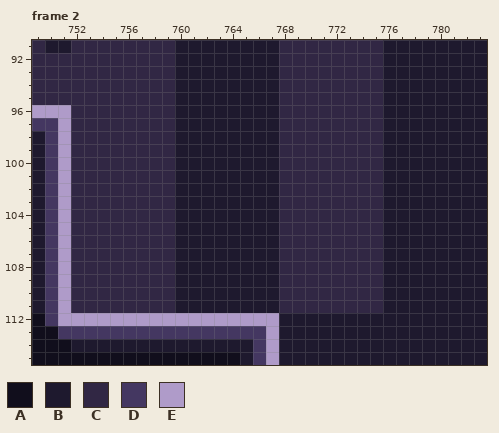
A pixel-art file gets an edit: assets/images/scratch/scratch.aseprite. Above is the file before it was changed.
896x160 pixels, 2 frames. Colours within 5 levels of each other are drawn and written as one. Shown: frame 2: x 749..783, y 91..115.
Visible layers, top first: "masks", "Layer 5", "characters", "Layer 4", "furniture", "level_purple".
Palette (. is transparent): A #110e1c  B #1e192e  C #312744  D #443761  E #af9bc9
Pixels before, frame 2, first column x 749:
 91 CBBCCCCCCCCBBBBBBBBCCCCCCCCBBBBBBBB
 92 CCCCCCCCCCCBBBBBBBBCCCCCCCCBBBBBBBB
 93 CCCCCCCCCCCBBBBBBBBCCCCCCCCBBBBBBBB
 94 CCCCCCCCCCCBBBBBBBBCCCCCCCCBBBBBBBB
 95 CCCCCCCCCCCBBBBBBBBCCCCCCCCBBBBBBBB
 96 EEECCCCCCCCBBBBBBBBCCCCCCCCBBBBBBBB
 97 DDECCCCCCCCBBBBBBBBCCCCCCCCBBBBBBBB
 98 BDECCCCCCCCBBBBBBBBCCCCCCCCBBBBBBBB
 99 BDECCCCCCCCBBBBBBBBCCCCCCCCBBBBBBBB
100 BDECCCCCCCCBBBBBBBBCCCCCCCCBBBBBBBB
101 BDECCCCCCCCBBBBBBBBCCCCCCCCBBBBBBBB
102 BDECCCCCCCCBBBBBBBBCCCCCCCCBBBBBBBB
103 BDECCCCCCCCBBBBBBBBCCCCCCCCBBBBBBBB
104 BDECCCCCCCCBBBBBBBBCCCCCCCCBBBBBBBB
105 BDECCCCCCCCBBBBBBBBCCCCCCCCBBBBBBBB
106 BDECCCCCCCCBBBBBBBBCCCCCCCCBBBBBBBB
107 BDECCCCCCCCBBBBBBBBCCCCCCCCBBBBBBBB
108 BDECCCCCCCCBBBBBBBBCCCCCCCCBBBBBBBB
109 BDECCCCCCCCBBBBBBBBCCCCCCCCBBBBBBBB
110 BDECCCCCCCCBBBBBBBBCCCCCCCCBBBBBBBB
111 BDECCCCCCCCBBBBBBBBCCCCCCCCBBBBBBBB
112 ADEEEEEEEEEEEEEEEEEBBBBBBBBBBBBBBBB
113 AADDDDDDDDDDDDDDDDEBBBBBBBBBBBBBBBB
114 AAABBBBBBBBBBBBBBDEBBBBBBBBBBBBBBBB
115 AAAAAAAAAAAAAAAABDEBBBBBBBBBBBBBBBB
And afterwards:
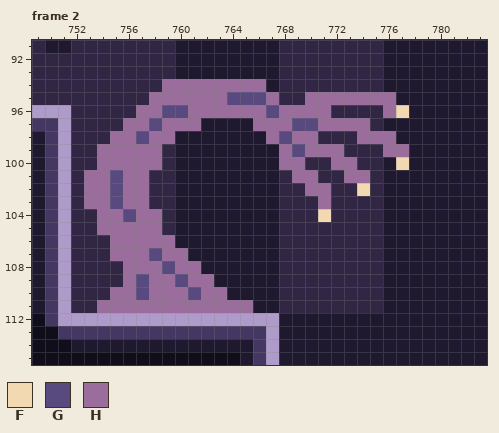
Colours new in this view: F #f2d9b1  G #58497e  H #9b6d9c
From old to new:
{"where": "frame 2, layer \"masks\""}
{"frame":2,"y":94,"x":759,"old":"CBBBBBBB","new":"HHHHHHHH"}
{"frame":2,"y":95,"x":758,"old":"CCBBBBBBBB","new":"HHHHHHGGGH"}
{"frame":2,"y":95,"x":770,"old":"CCCCCCB","new":"HHHHHHH"}
{"frame":2,"y":96,"x":757,"old":"CCCBBBBBBBBCCCC","new":"HHGGHHHHHHGHHHH"}
{"frame":2,"y":96,"x":776,"old":"BB","new":"HF"}
{"frame":2,"y":97,"x":756,"old":"CCCCBB","new":"HHGHHH"}
{"frame":2,"y":97,"x":766,"old":"BBCCCCCCC","new":"HHHGGHHHH"}
{"frame":2,"y":98,"x":755,"old":"CCCCC","new":"HHGHH"}
{"frame":2,"y":98,"x":767,"old":"BCCC","new":"HGHH"}
{"frame":2,"y":98,"x":774,"old":"CCB","new":"HHH"}
{"frame":2,"y":99,"x":754,"old":"CCCCC","new":"HHHHH"}
{"frame":2,"y":99,"x":768,"old":"CCCCC","new":"HGHHH"}
{"frame":2,"y":99,"x":776,"old":"BB","new":"HH"}
{"frame":2,"y":100,"x":754,"old":"CCCCC","new":"HHHHH"}
{"frame":2,"y":100,"x":768,"old":"CC","new":"HH"}
{"frame":2,"y":100,"x":772,"old":"CC","new":"HH"}
{"frame":2,"y":100,"x":777,"old":"B","new":"F"}
{"frame":2,"y":101,"x":753,"old":"CCCCC","new":"HHGHH"}
{"frame":2,"y":101,"x":769,"old":"CC","new":"HH"}
{"frame":2,"y":101,"x":773,"old":"CC","new":"HH"}
{"frame":2,"y":102,"x":753,"old":"CCCCC","new":"HHGHH"}
{"frame":2,"y":102,"x":770,"old":"CC","new":"HH"}
{"frame":2,"y":102,"x":774,"old":"C","new":"F"}
{"frame":2,"y":103,"x":753,"old":"CCCCC","new":"HHGHH"}
{"frame":2,"y":103,"x":771,"old":"C","new":"H"}
{"frame":2,"y":104,"x":754,"old":"CCCCC","new":"HHGHH"}
{"frame":2,"y":104,"x":771,"old":"C","new":"F"}
{"frame":2,"y":105,"x":754,"old":"CCCCC","new":"HHHHH"}
{"frame":2,"y":106,"x":755,"old":"CCCCC","new":"HHHHH"}
{"frame":2,"y":107,"x":755,"old":"CCCCCB","new":"HHHGHH"}
{"frame":2,"y":108,"x":756,"old":"CCCCBB","new":"HHHGHH"}
{"frame":2,"y":109,"x":756,"old":"CCCCBBB","new":"HGHHGHH"}
{"frame":2,"y":110,"x":755,"old":"CCCCCBBBB","new":"HHGHHHGHH"}
{"frame":2,"y":111,"x":754,"old":"CCCCCCBBBBBB","new":"HHHHHHHHHHHH"}
{"label":"changed","picture_box":[84,79,409,313]}
